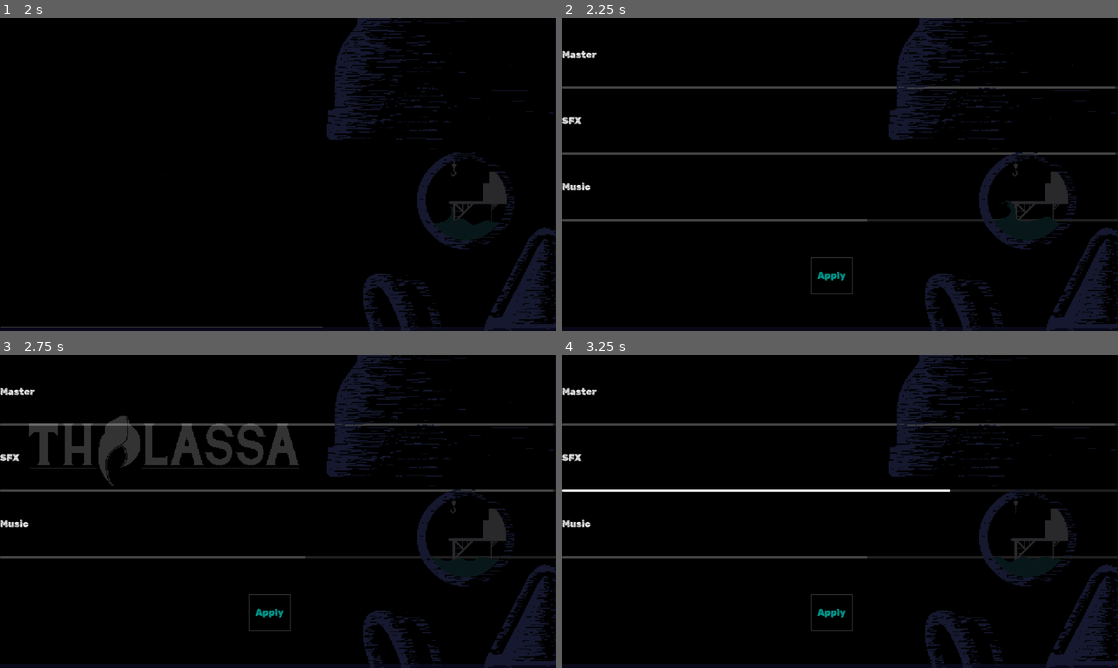
Above: before the commit, frames 1-4 (two rows, left to right).
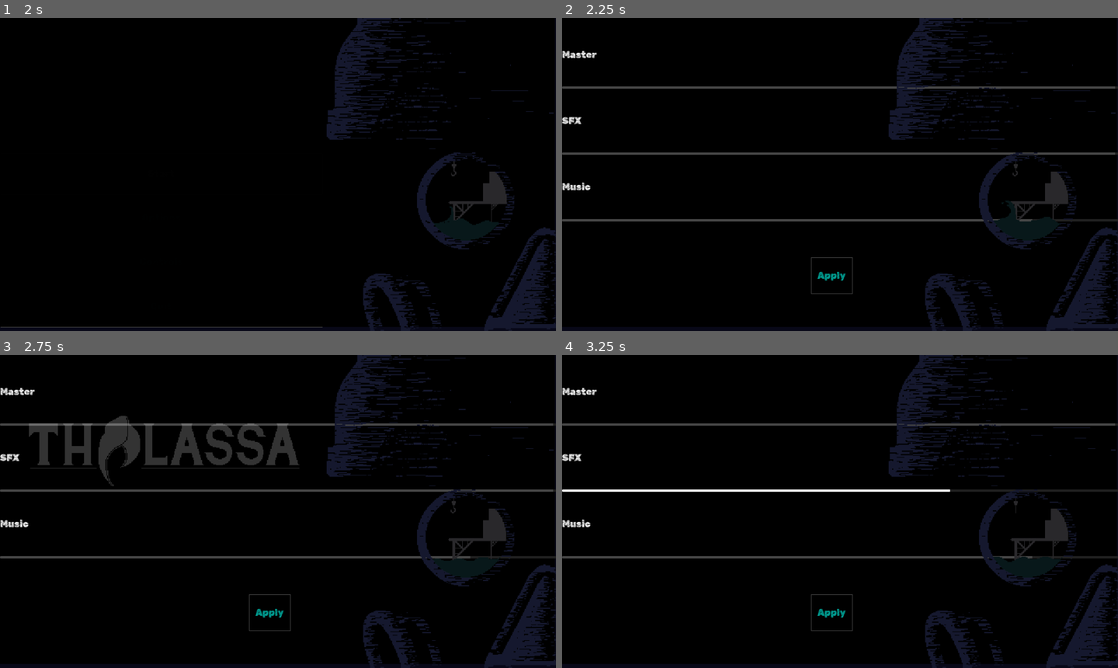
Above: after the commit, the same moments.

Repository: Fulgurata/Antibody
Game: Godot game, scene res://scenes/menus/main_menu/main_menu.tscn
Same seed, same stepped clock (60 frames per second), same inputs: the game is played once before the commit and once after it. Sound files missing from this copy of the repository are replaced by a short silence.
Inputs (mouse positions are in pixels of both pictures, inside the frame that each line leads up to):
- Up to frame 1 (2 s): click "Start" at 0.5 s; click "Start" at 1.25 s
- Up to frame 2 (2.25 s): click "Options" at 2 s
- Up to frame 3 (2.75 s): no input
- Up to frame 4 (3.25 s): move the mouse to (962, 495) at 2.77 s; hold D (move_right) from 2.78 s (still down); tap Shift (dodge) at 2.85 s; click (962, 495) at 2.92 s

Frame 1 is identical in both runs. In frame 2, 0.2% of the frame differs, in the area x 54-85%, y 64-65%; in frame 3, 0.2%; in frame 4, 0.2%.

Commit message:
adds and tweaks
audio tweaks
hourglass replacement
enemy tweaks
exit tweaks

Diff:
--- a/default_bus_layout.tres
+++ b/default_bus_layout.tres
@@ -1,16 +1,16 @@
 [gd_resource type="AudioBusLayout" format=3 uid="uid://cnjvqwhoqbslj"]
 
 [resource]
-bus/0/volume_db = 4.03575
+bus/0/volume_db = 5.62226
 bus/1/name = &"SFX"
 bus/1/solo = false
 bus/1/mute = false
 bus/1/bypass_fx = false
-bus/1/volume_db = 0.0
+bus/1/volume_db = 2.44924
 bus/1/send = &"Master"
 bus/2/name = &"Music"
 bus/2/solo = false
 bus/2/mute = false
 bus/2/bypass_fx = false
-bus/2/volume_db = -5.04538
+bus/2/volume_db = -1.32149
 bus/2/send = &"Master"
--- a/scenes/characters/player/Player.tscn
+++ b/scenes/characters/player/Player.tscn
@@ -26,8 +26,8 @@
 [ext_resource type="AudioStream" uid="uid://c0m6o7g4jo42l" path="res://scenes/characters/player/player_audio/player_walkogg.ogg" id="22_gijml"]
 [ext_resource type="Script" path="res://scripts/characters/player_scripts/pause_menu.gd" id="22_hleqg"]
 [ext_resource type="AudioStream" uid="uid://cmyrj7ca8wbyb" path="res://scenes/characters/player/player_audio/swap_sounds/pistolswap.ogg" id="23_m6pik"]
-[ext_resource type="Texture2D" uid="uid://bvho4tus5xrco" path="res://scenes/characters/player/hourglass_resized.png" id="23_r6mfm"]
 [ext_resource type="PackedScene" uid="uid://bye3384rwtun2" path="res://scenes/menus/main_menu/pause_options_menu.tscn" id="23_xmde4"]
+[ext_resource type="Texture2D" uid="uid://bx8x3uh71wydf" path="res://scenes/characters/player/Time.png" id="24_6fp1f"]
 [ext_resource type="AudioStream" uid="uid://d0qte8yvqsyhh" path="res://scenes/characters/player/player_audio/swap_sounds/shotgunswapogg.ogg" id="24_iuviu"]
 [ext_resource type="Script" path="res://scripts/menus/pause_options_menu.gd" id="24_pajfu"]
 [ext_resource type="Texture2D" uid="uid://cp1l12a5be0hh" path="res://scenes/characters/player/Crab_Icon.png" id="24_sdgqg"]
@@ -997,8 +997,8 @@
 [node name="time" type="Sprite2D" parent="CanvasLayer/scoreUI"]
 modulate = Color(0.129006, 0.338104, 0.697802, 1)
 position = Vector2(36, 30)
-scale = Vector2(0.6, 0.6)
-texture = ExtResource("23_r6mfm")
+scale = Vector2(0.25, 0.25)
+texture = ExtResource("24_6fp1f")
 
 [node name="kills" type="Sprite2D" parent="CanvasLayer/scoreUI"]
 position = Vector2(133, 30)
--- a/scenes/intro_and_exit/exit.tscn
+++ b/scenes/intro_and_exit/exit.tscn
@@ -15,6 +15,7 @@
 [node name="AudioStreamPlayer2D" type="AudioStreamPlayer2D" parent="."]
 stream = ExtResource("3_ko5v2")
 autoplay = true
+bus = &"Music"
 parameters/looping = true
 
 [node name="Timer" type="Timer" parent="."]
--- a/scenes/intro_and_exit/intro.tscn
+++ b/scenes/intro_and_exit/intro.tscn
@@ -1,8 +1,8 @@
 [gd_scene load_steps=4 format=3 uid="uid://ebguyepvof2d"]
 
 [ext_resource type="Script" path="res://scenes/intro_and_exit/intro.gd" id="1_cdqot"]
-[ext_resource type="AudioStream" uid="uid://cfiueghlyr0hy" path="res://scenes/menus/main_menu/Mian_menu.ogg" id="2_egfnp"]
 [ext_resource type="Texture2D" uid="uid://c1imrraxxmr1a" path="res://scenes/intro_and_exit/Intro.png" id="2_tsuxx"]
+[ext_resource type="AudioStream" uid="uid://dxvea4uwscgqh" path="res://scenes/levels/Audio/Lvl!ogg.ogg" id="3_hj312"]
 
 [node name="Intro" type="Node2D"]
 script = ExtResource("1_cdqot")
@@ -13,6 +13,8 @@
 texture = ExtResource("2_tsuxx")
 
 [node name="AudioStreamPlayer2D" type="AudioStreamPlayer2D" parent="."]
-stream = ExtResource("2_egfnp")
+stream = ExtResource("3_hj312")
+volume_db = 18.0
 autoplay = true
+bus = &"Music"
 parameters/looping = true
--- a/scenes/levels/top_side_level/top_side_level.tscn
+++ b/scenes/levels/top_side_level/top_side_level.tscn
@@ -310,8 +310,10 @@
 
 [node name="Ambience" type="AudioStreamPlayer" parent="."]
 stream = ExtResource("8_j6apj")
+volume_db = 14.0
 autoplay = true
 bus = &"Music"
+parameters/looping = true
 
 [node name="Radio" parent="." instance=ExtResource("16_4hur3")]
 position = Vector2(2573, 698)
--- a/scenes/menus/main_menu/main_menu.tscn
+++ b/scenes/menus/main_menu/main_menu.tscn
@@ -63,6 +63,7 @@
 
 [node name="Main_Menu_Theme" type="AudioStreamPlayer2D" parent="."]
 stream = ExtResource("3_idm5w")
+autoplay = true
 bus = &"Music"
 parameters/looping = true
 
--- a/scripts/boss/boss.gd
+++ b/scripts/boss/boss.gd
@@ -4,8 +4,7 @@
 @onready var player = get_parent().find_child("Player")
 @onready var progress_bar = $ProgressBar
 @export var MIN_DISTANCE: float = 500.0
-@export var max_health: int = 50
-@onready var NextLevel: String = "res://scenes/intro_and_exit/exit.tscn"
+@export var max_health: int = 40
 
 var death = false
 var current_state: Boss_State
@@ -39,7 +38,6 @@
 func die():
 	print("Boss has been defeated.")
 	death = true
-	get_tree().change_scene_to_file(NextLevel)
 
 
 func _on_hitbox_body_entered(body: Node2D) -> void:
--- a/scripts/boss/state_machine/dead.gd
+++ b/scripts/boss/state_machine/dead.gd
@@ -3,6 +3,7 @@
 class_name DeadState
 @onready var boss: CharacterBody2D = $"../.."
 @onready var interaction_area: InteractionArea = $"../../interaction_area"
+@onready var NextLevel: String = "res://scenes/intro_and_exit/exit.tscn"
 
 func enter():
 	$"../../AnimatedSprite2D".play("Boss_dying")
@@ -27,3 +28,4 @@
 	for shape in boss.get_children():
 		if shape is CollisionShape2D:
 			shape.queue_free()
+	get_tree().change_scene_to_file(NextLevel)
--- a/scripts/characters/player_scripts/player.gd
+++ b/scripts/characters/player_scripts/player.gd
@@ -10,7 +10,7 @@
 var current_state
 var rotation_direction = 0
 var rotation_speed = 1.5
-var health = 10000
+var health = 3
 var has_knife = true
 const KNIFE = preload("res://scenes/knife/knife.tscn")
 @onready var current_path: String = ""
Binary file added: scenes/characters/player/Time.png
Not shown, added: scenes/characters/player/Time.png.import
Binary file removed: scenes/characters/player/hourglass_resized.png
Binary file added: scenes/levels/Audio/Time.png
Not shown, changed: scenes/levels/Audio/Time.png.import
